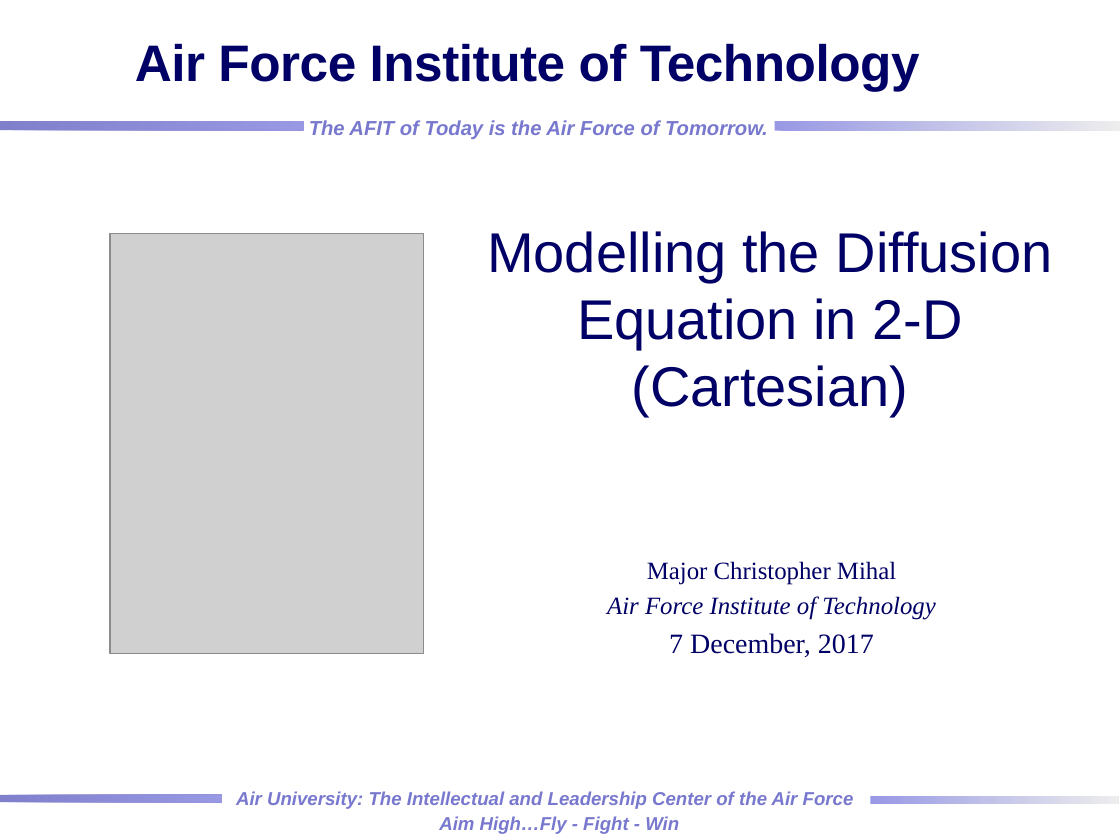
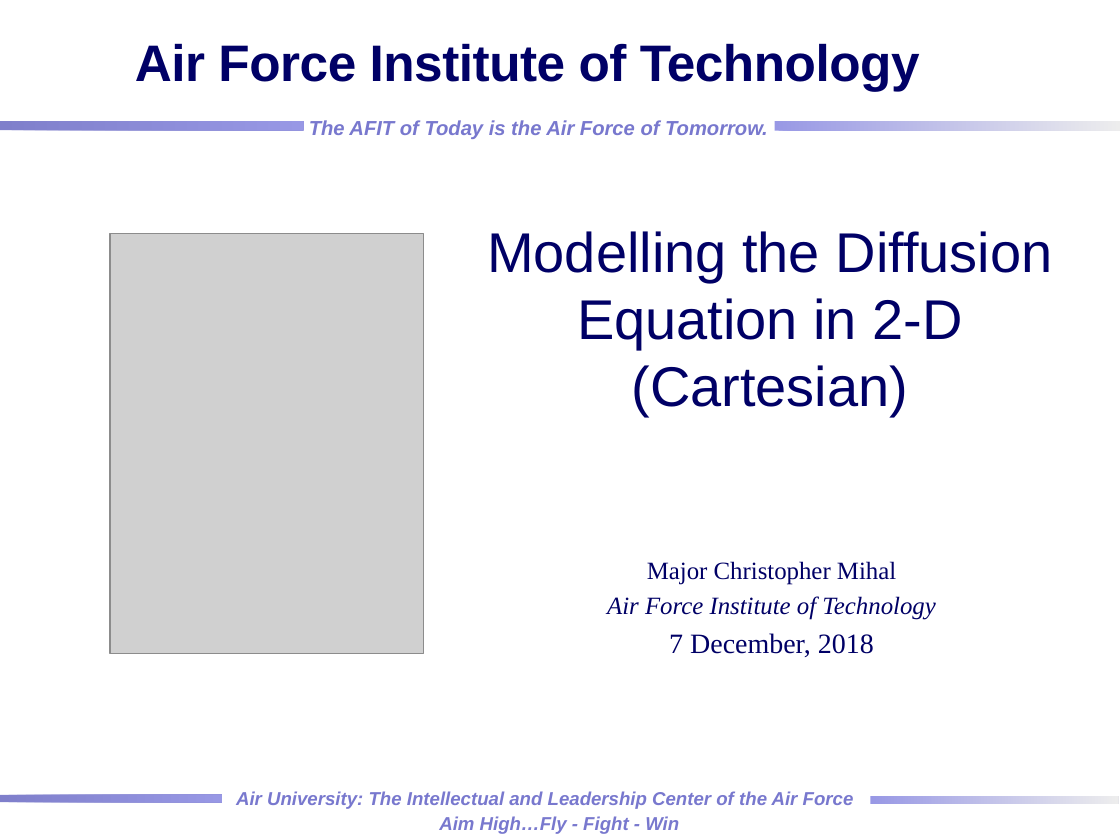
Before and after one commit to cjmihal/Mihal, a slide deck: slide 1 of 2-D Diffusion Presentation Mihal.pptx. Drawn at 1120x840 pixels with LibreOffice and Linux fonts; fonts in the diff are those of the drawing; grey boxes stand for pictures; background and template pictures are left out. Boxes give left, top, right and bottom in pixels: in the first picture for what was removed or moved away, otherwise in the second. Text is boxed around its words. In the diff, an @@ line names an element or a change of style, - is before the commit and + after.

```diff
--- a/2-D Diffusion Presentation Mihal.pptx
+++ b/2-D Diffusion Presentation Mihal.pptx
@@ text at <box>669,633,874,657</box>: text changed @@
-7 December, 2017
+7 December, 2018
```
